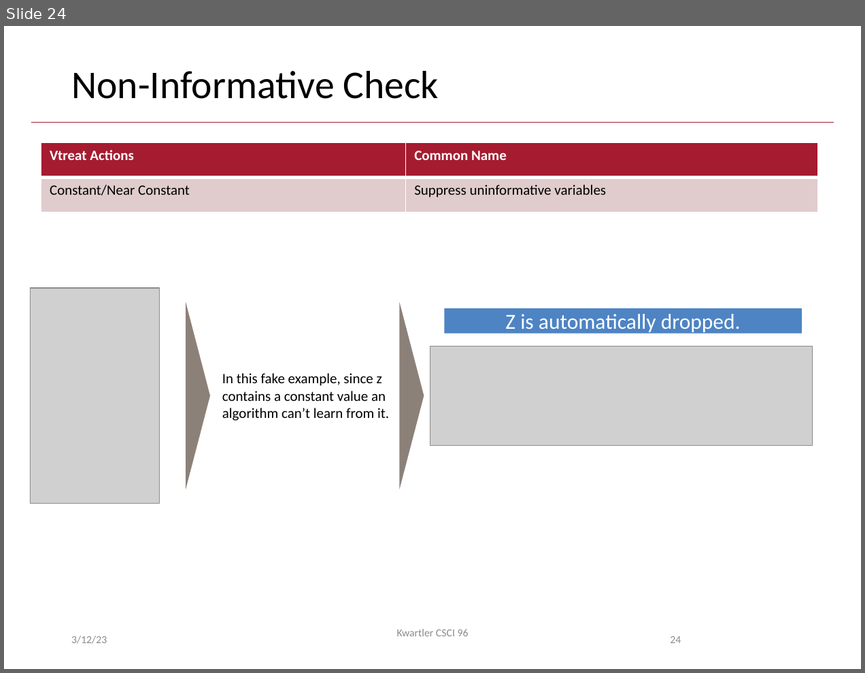
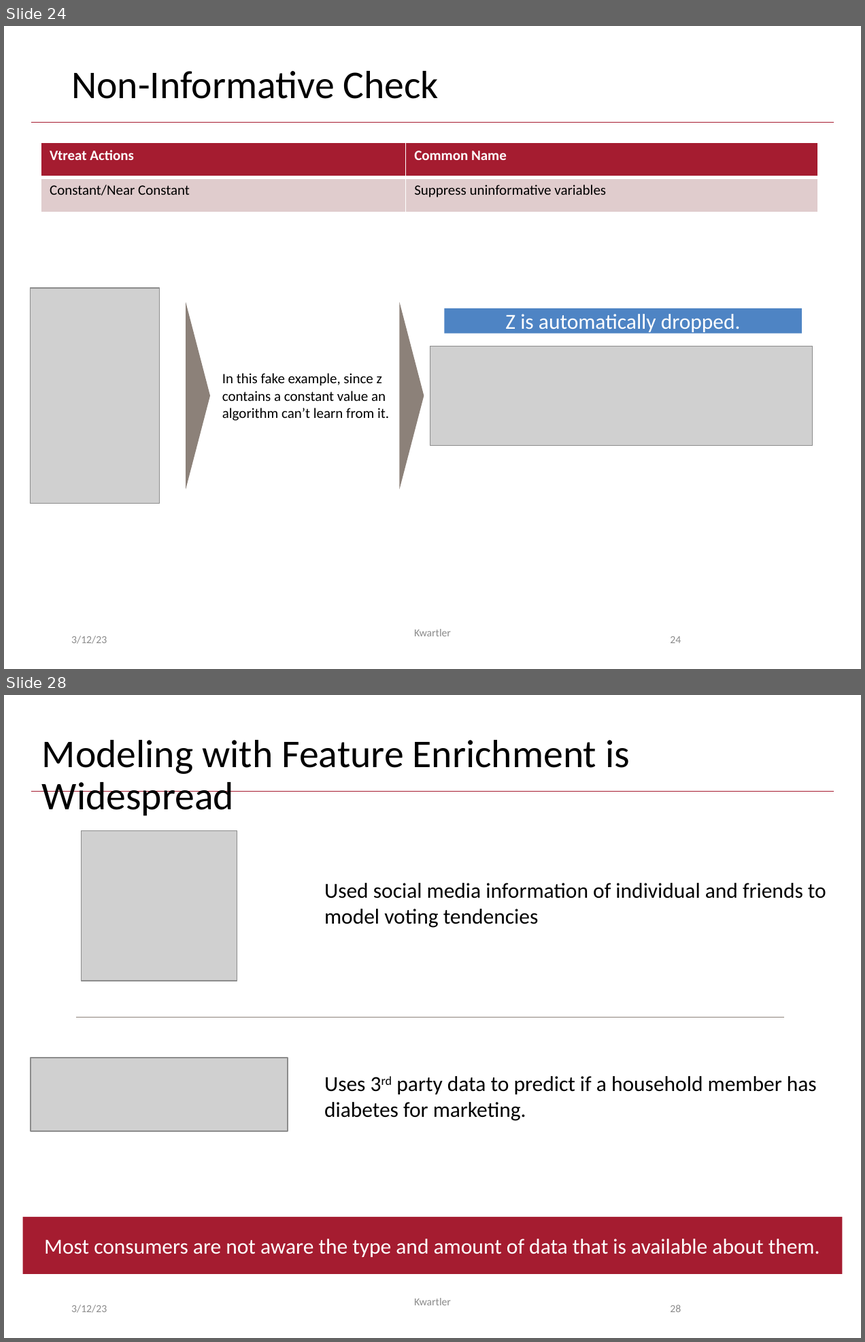
Before and after one commit to kwartler/Hult_Visualizing-Analyzing-Data-with-R, a slide deck: DD1/F_Mar13/A_Workflow_Preprocessing.pptx. Shown one above the other, each under a label of ours: slide 24 before the commit, slides 24 and 28 after it; the slides between them are not shown. The pictures are 865x673 and 865x1342 pixels, drawn with LibreOffice and Linux fonts; fonts in the diff are those of the drawing; grey boxes stand for pictures; background and template pictures are left out. Boxes give left, top, right and bottom in pixels: in the first picture for what was removed or moved away, otherwise in the second. Text is boxed around its words. In the diff, an @@ line names an element or a change of style, - is before the commit and + after.

```diff
--- a/DD1/F_Mar13/A_Workflow_Preprocessing.pptx
+++ b/DD1/F_Mar13/A_Workflow_Preprocessing.pptx
@@ slide 28 added at (x1=4, y1=695, x2=861, y2=1338), background #FFFFFF; not listed: 1 template element that a slide beside it also shows @@
@@ title added at (x1=42, y1=740, x2=630, y2=816), 33 pt, text #000000 @@
+Modeling with Feature Enrichment is Widespread
@@ picture added at (x1=81, y1=831, x2=237, y2=981) @@
@@ text added at (x1=324, y1=883, x2=826, y2=928), 18 pt, text #000000 @@
+Used social media information of individual and friends to model voting tendencies
@@ line added from (76, 1016) to (785, 1016), #8C8179 0.5 pt @@
@@ picture added at (x1=31, y1=1057, x2=288, y2=1131) @@
@@ text added at (x1=324, y1=1076, x2=817, y2=1121), 18 pt, text #000000 @@
+Uses 3rd party data to predict if a household member has diabetes for marketing.
@@ rectangle added at (x1=23, y1=1217, x2=842, y2=1274), fill #A51C30, 18 pt, text #FFFFFF @@
+Most consumers are not aware the type and amount of data that is available about them.
@@ text added at (x1=71, y1=1304, x2=107, y2=1312), 9 pt, text #8C8C8C @@
+3/12/23
@@ text added at (x1=414, y1=1297, x2=451, y2=1305), 9 pt, text #8C8C8C @@
+Kwartler
@@ page number added at (x1=670, y1=1304, x2=681, y2=1312), 9 pt, text #8C8C8C @@
+28
@@ slide 24 changed as well @@
@@ text at (x1=414, y1=628, x2=451, y2=636): text changed @@
-Kwartler CSCI 96
+Kwartler
```
Also in this commit, not shown: 27 other slides changed, 4 other slides added, 3 other files.
